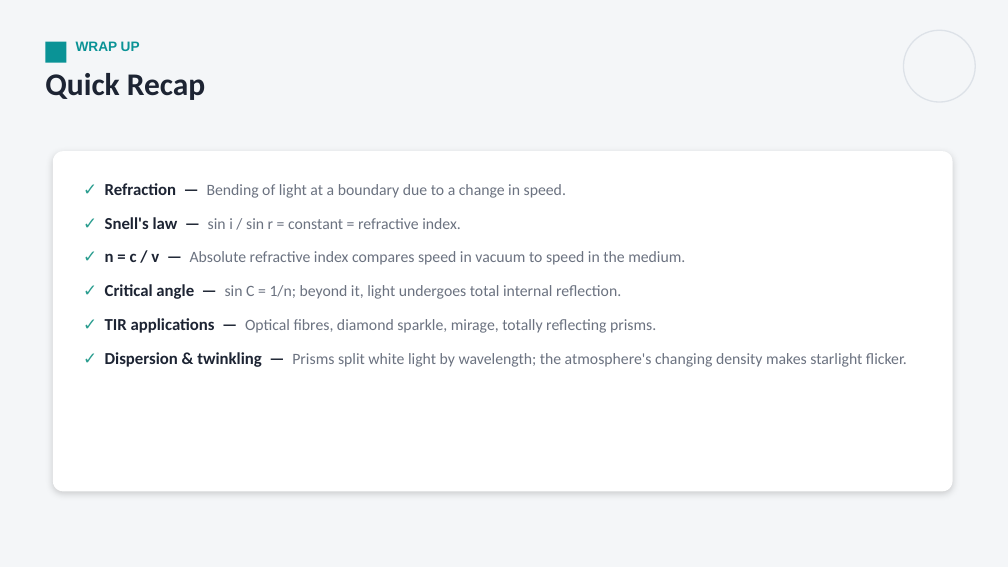
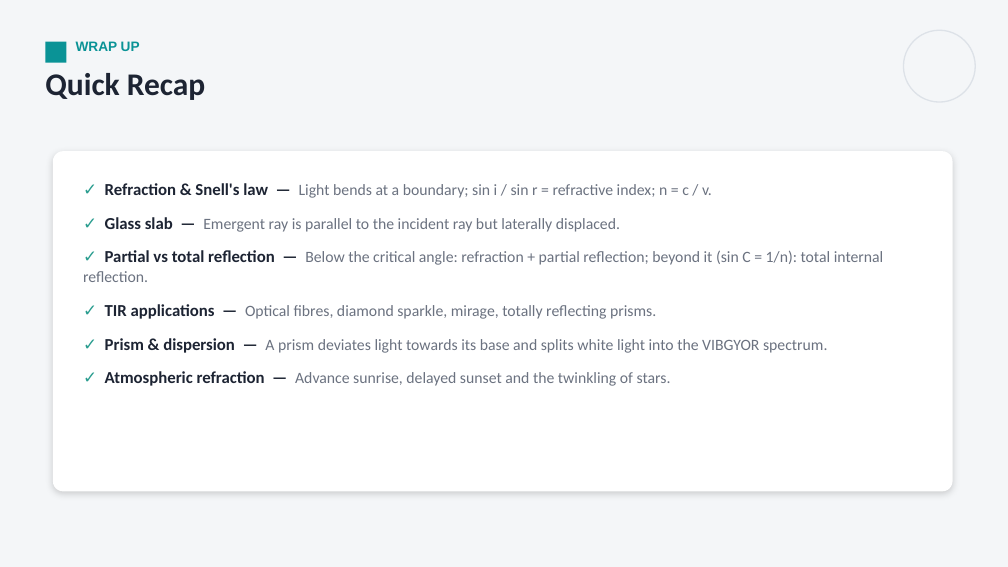
Before and after one commit to parmeshwars2911/MyFirstAR, a slide deck: slide 33 of ppt/MH_Grade10/MH10_S28_Refraction_of_Light.pptx (slide 27 before the commit). Drawn at 1008x567 pixels with LibreOffice and Linux fonts; fonts in the diff are those of the drawing. Boxes give left, top, right and bottom in pixels: in the first picture for what was removed or moved away, otherwise in the second. Text is boxed around its words. In the diff, an @@ line names an element or a change of style, - is before the commit and + after.

```diff
--- a/ppt/MH_Grade10/MH10_S28_Refraction_of_Light.pptx
+++ b/ppt/MH_Grade10/MH10_S28_Refraction_of_Light.pptx
@@ text at bbox=[83, 183, 884, 282]: text changed @@
-✓ Refraction — Bending of light at a boundary due to a change in speed.
-✓ Snell's law — sin i / sin r = constant = refractive index.
-✓ n = c / v — Absolute refractive index compares speed in vacuum to speed in the medium.
-✓ Critical angle — sin C = 1/n; beyond it, light undergoes total internal reflection.
+✓ Refraction & Snell's law — Light bends at a boundary; sin i / sin r = refractive index; n = c / v.
+✓ Glass slab — Emergent ray is parallel to the incident ray but laterally displaced.
+✓ Partial vs total reflection — Below the critical angle: refraction + partial reflection; beyond it (sin C = 1/n): total internal reflection.
@@ text at bbox=[105, 338, 827, 386]: text changed @@
-✓ Dispersion & twinkling — Prisms split white light by wavelength; the atmosphere's changing density makes starlight flicker.
+✓ Prism & dispersion — A prism deviates light towards its base and splits white light into the VIBGYOR spectrum.
+✓ Atmospheric refraction — Advance sunrise, delayed sunset and the twinkling of stars.
```
Also in this commit, not shown: 4 other slides changed, 6 slides added, 4 other files.
